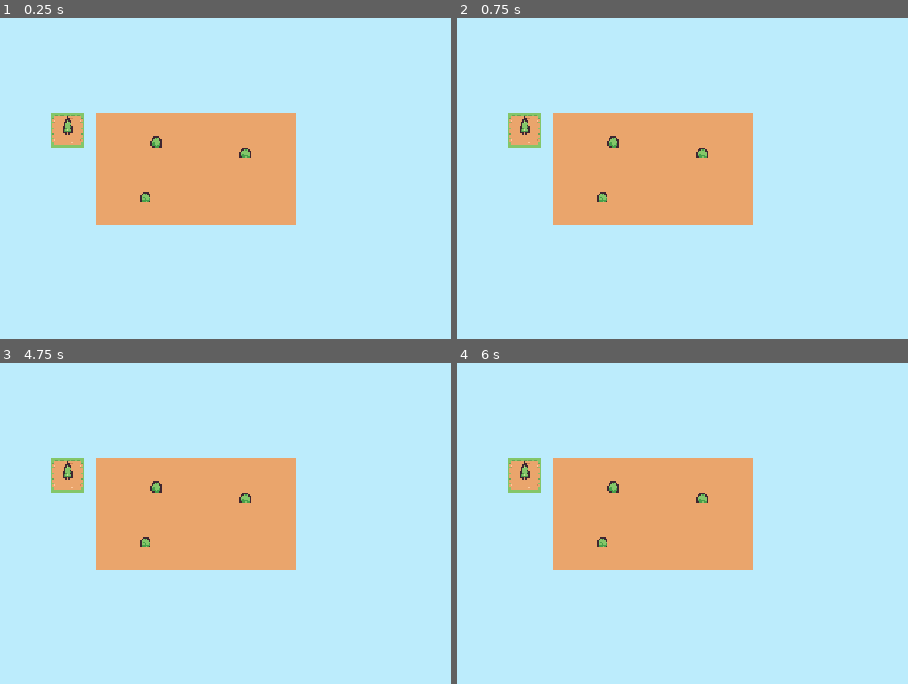
Above: before the commit, frames 1-4 (two rows, left to right).
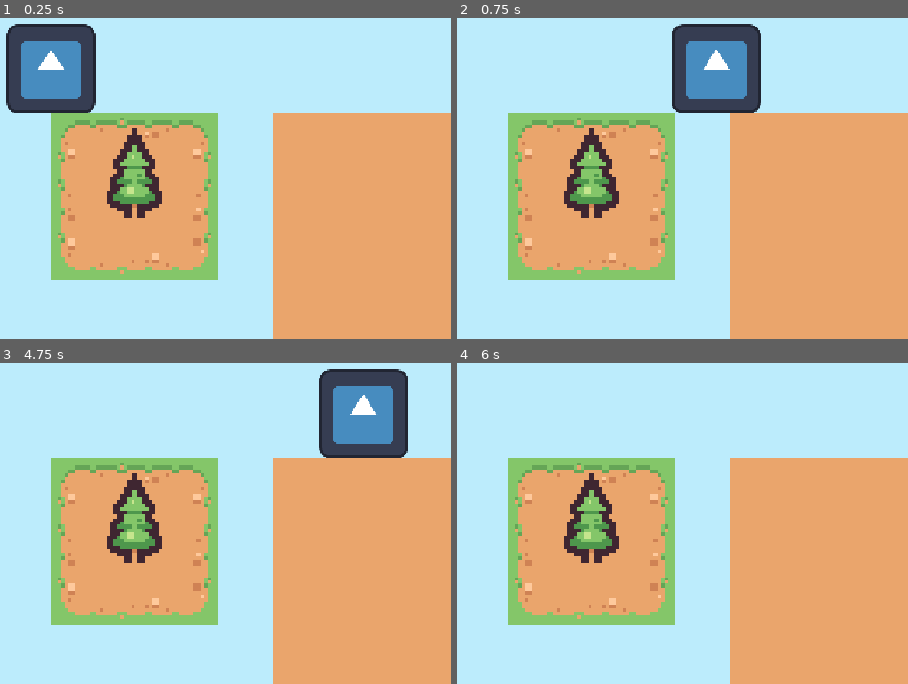
Above: after the commit, the same moments.

Repository: timkuessner/dattel-jam
Game: Godot game, scene res://scenes/main.tscn
Same seed, same stepped clock (60 frames per second), same inputs: the game is played once before the commit and once after it. The engine's default icon, where the game draws it, is replaced by a stand-in: a white triangle on a blue panel in a dark square.
Inputs:
- Up to frame 1 (0.25 s): no input
- Up to frame 2 (0.75 s): tap Enter at 0.5 s; hold Right (ui_right) from 0.53 s (still down)
- Up to frame 3 (4.75 s): tap Space at 1.25, 2.75, 4.25 s; release Right (ui_right) at 1.28 s; hold Down (ui_down) 1.28-2.03 s; tap Enter at 2, 3.5 s; hold Right (ui_right) 2.03-2.78 s; hold Up (ui_up) 2.78-3.53 s; hold Left (ui_left) from 3.53 s (still down)
- Up to frame 4 (6 s): release Left (ui_left) at 5.03 s; hold Down (ui_down) 5.03-5.78 s; hold Right (ui_right) from 5.78 s (still down)

The runs differ from the first frame. In frame 1, 49% of the frame differs, in the area x 1-100%, y 1-100%; in frame 2, 49%; in frame 3, 49%; in frame 4, 44%.

Commit message:
Update map

Diff:
--- a/assets/Tilemap/tile_set.tres
+++ b/assets/Tilemap/tile_set.tres
@@ -26,6 +26,7 @@
 5:1/0 = 0
 4:1/0 = 0
 3:1/0 = 0
+3:1/0/y_sort_origin = 6
 2:1/0 = 0
 1:1/0 = 0
 11:0/0 = 0
@@ -276,5 +277,6 @@
 8:9/0 = 0
 
 [resource]
+physics_layer_0/collision_layer = 1
 sources/0 = SubResource("TileSetAtlasSource_0wfyh")
 sources/1 = SubResource("TileSetAtlasSource_sugp2")
--- a/scenes/main.tscn
+++ b/scenes/main.tscn
@@ -1,10 +1,15 @@
 [gd_scene format=3 uid="uid://n7s8u8bj0wdj"]
 
+[ext_resource type="PackedScene" uid="uid://bxpmjq5edm7af" path="res://scenes/player.tscn" id="1_0wfyh"]
 [ext_resource type="PackedScene" uid="uid://bhrc5shrd2wi3" path="res://scenes/map.tscn" id="1_o5qli"]
 
 [node name="Main" type="Node2D" unique_id=968523059]
+y_sort_enabled = true
 texture_filter = 1
 
 [node name="Map" parent="." unique_id=1059486782 instance=ExtResource("1_o5qli")]
 
+[node name="Player" parent="." unique_id=1690923371 instance=ExtResource("1_0wfyh")]
+
 [node name="Camera2D" type="Camera2D" parent="." unique_id=1633204486]
+zoom = Vector2(5, 5)
--- a/scenes/map.tscn
+++ b/scenes/map.tscn
@@ -3,12 +3,14 @@
 [ext_resource type="TileSet" uid="uid://b5fn7v32kwolu" path="res://assets/Tilemap/tile_set.tres" id="1_4xfga"]
 
 [node name="Map" type="Node2D" unique_id=1059486782]
+y_sort_enabled = true
 texture_filter = 1
 
-[node name="TileMapLayer" type="TileMapLayer" parent="." unique_id=102442761]
+[node name="Ground" type="TileMapLayer" parent="." unique_id=102442761]
 tile_map_data = PackedByteArray("AAAAAAAAAQAAAAEAAAABAAAAAQABAAEAAAACAAAAAQACAAEAAAAAAAEAAQAAAAIAAAABAAEAAQABAAIAAAACAA …(2944 unchanged characters)…
 tile_set = ExtResource("1_4xfga")
 
-[node name="TileMapLayer" type="TileMapLayer" parent="TileMapLayer" unique_id=208899307]
+[node name="Objects" type="TileMapLayer" parent="." unique_id=208899307]
+y_sort_enabled = true
 tile_map_data = PackedByteArray("AAABAAEAAAADAAEAAAABAAAAAAADAAAAAAAIAAcAAQAFAAAAAAARAAMAAQAFAAAAAAAJAAIAAQAFAAAAAAA=")
 tile_set = ExtResource("1_4xfga")
--- a/scenes/player.tscn
+++ b/scenes/player.tscn
@@ -1,14 +1,20 @@
 [gd_scene format=3 uid="uid://bxpmjq5edm7af"]
 
 [ext_resource type="Texture2D" uid="uid://5lo0xvgqj47x" path="res://icon.svg" id="1_3vyb7"]
+[ext_resource type="Script" uid="uid://cnqnvld7nyirs" path="res://scripts/player.gd" id="1_g2els"]
 
 [sub_resource type="CircleShape2D" id="CircleShape2D_k5pq1"]
+radius = 13.038404
 
 [node name="Player" type="CharacterBody2D" unique_id=1690923371]
+y_sort_enabled = true
+script = ExtResource("1_g2els")
 
 [node name="Sprite2D" type="Sprite2D" parent="." unique_id=2107803262]
+position = Vector2(0, -12.999999)
 scale = Vector2(0.2, 0.2)
 texture = ExtResource("1_3vyb7")
 
 [node name="CollisionShape2D" type="CollisionShape2D" parent="." unique_id=881906499]
+position = Vector2(0, -13)
 shape = SubResource("CircleShape2D_k5pq1")
--- /dev/null
+++ b/scripts/player.gd
@@ -0,0 +1,18 @@
+extends CharacterBody2D
+
+const SPEED = 300.0
+
+func _physics_process(delta: float) -> void:
+	var direction := Input.get_vector(
+		"ui_left",
+		"ui_right",
+		"ui_up",
+		"ui_down"
+	)
+
+	if direction:
+		velocity = direction * SPEED
+	else:
+		velocity = Vector2.ZERO
+
+	move_and_slide()
Not shown, added: scripts/player.gd.uid
